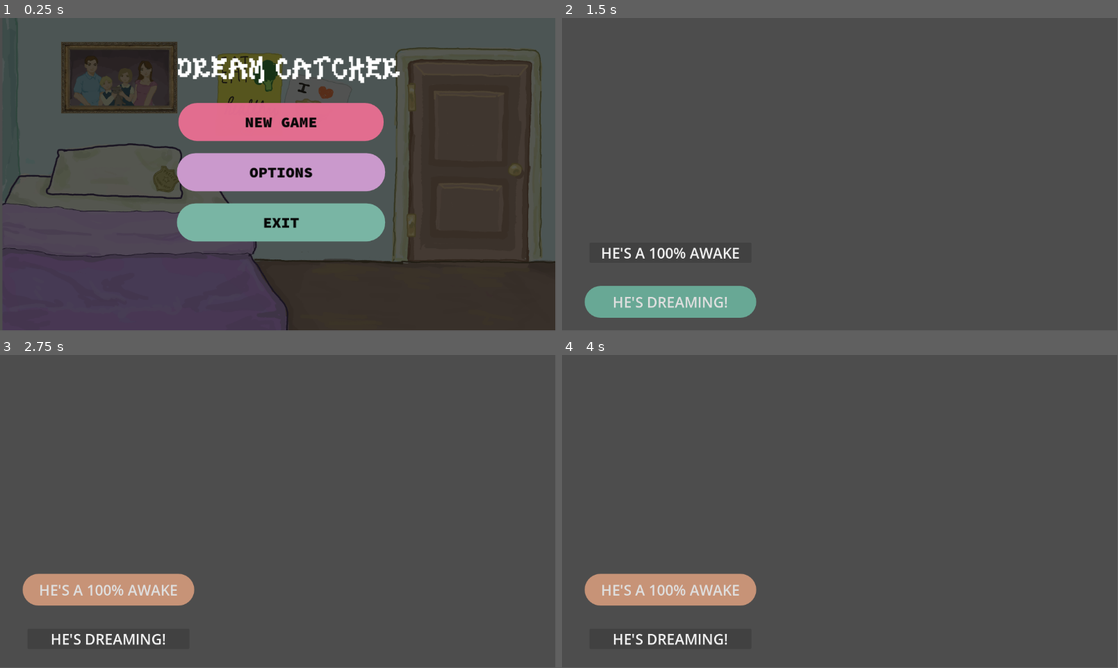
Above: before the commit, frames 1-4 (two rows, left to right).
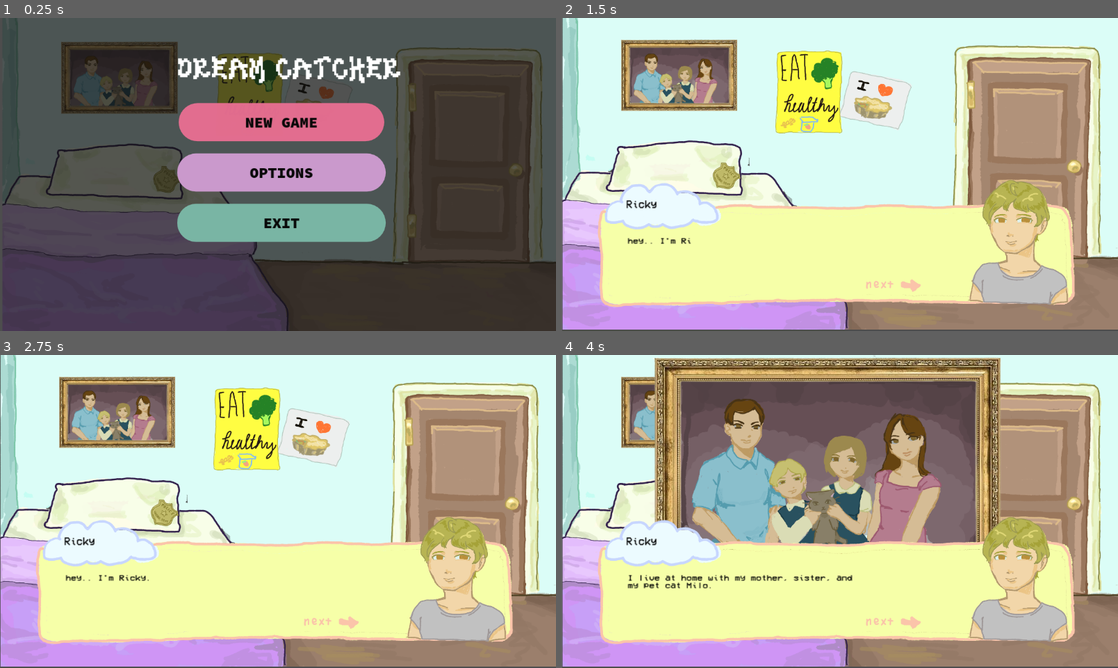
Above: after the commit, the same moments.

Repository: zoebiscuit/dreamCatcher
Game: Godot game, scene res://Main_menu.tscn
Same seed, same stepped clock (60 frames per second), same inputs: the game is played once before the commit and once after it.
Inputs:
- Up to frame 1 (0.25 s): no input
- Up to frame 2 (1.5 s): click "NEW GAME" at 0.5 s; click "HE'S A 100% AWAKE" at 1.25 s
- Up to frame 3 (2.75 s): click "HE'S DREAMING!" at 2 s
- Up to frame 4 (4 s): click "HE'S A 100% AWAKE" at 2.75 s; click "HE'S DREAMING!" at 3.5 s
In our replay, the window is 799x449 before the commit and 800x450 after it. These sizes can differ from the game's own. Grey fills any space a smaller window leaves; there, only what the larger window draws over its background counts as a difference.

The runs differ from the first frame. In frame 1, 2.2% of the frame differs, in the area x 0-100%, y 0-100%; in frame 2, 99%; in frame 3, 99%; in frame 4, 94%.

Commit message:
Added Bunny Scene

Diff:
--- a/dream-catcher-main/1st level.tscn
+++ b/dream-catcher-main/1st level.tscn
@@ -2,6 +2,7 @@
 
 [ext_resource type="Script" uid="uid://co2rjo58hhcsj" path="res://1_st_level.gd" id="1_i8n5i"]
 [ext_resource type="AudioStream" uid="uid://31w068ko5fmx" path="res://851418__gregorquendel__atmospheric-space-bells-soundscape.mp3" id="2_nfjfu"]
+[ext_resource type="PackedScene" uid="uid://d0j40aap4ruua" path="res://text_box.tscn" id="3_hc3b0"]
 
 [sub_resource type="StyleBoxFlat" id="StyleBoxFlat_bhgy2"]
 bg_color = Color(0.78, 0.5772, 0.468, 1)
@@ -56,3 +57,6 @@
 theme_override_styles/normal = SubResource("StyleBoxFlat_i8n5i")
 text = "HE'S DREAMING!"
 script = SubResource("GDScript_i8n5i")
+
+[node name="TextBox" parent="." unique_id=673858522 instance=ExtResource("3_hc3b0")]
+position = Vector2(1, -4)
--- a/dream-catcher-main/project.godot
+++ b/dream-catcher-main/project.godot
@@ -23,6 +23,18 @@
 
 Global="*uid://cvyv2mpuxwixq"
 
+[display]
+
+window/stretch/mode="viewport"
+
+[input]
+
+click={
+"deadzone": 0.2,
+"events": [Object(InputEventMouseButton,"resource_local_to_scene":false,"resource_name":"","device":-1,"window_id":0,"alt_pressed":false,"shift_pressed":false,"ctrl_pressed":false,"meta_pressed":false,"button_mask":0,"position":Vector2(0, 0),"global_position":Vector2(0, 0),"factor":1.0,"button_index":1,"canceled":false,"pressed":false,"double_click":false,"script":null)
+]
+}
+
 [physics]
 
 3d/physics_engine="Jolt Physics"
--- /dev/null
+++ b/dream-catcher-main/text_box.gd
@@ -0,0 +1,69 @@
+extends Node2D
+@onready var animation = $A
+
+var display_name := "String"
+signal advance
+
+# Called when the node enters the scene tree for the first time.
+func _ready() -> void:
+	#self.show()
+	$family_photo.hide()
+	$background.show()
+	await talk("Ricky", "hey.. I'm Ricky.")
+	$family_photo.show()
+	await talk("Ricky", "I live at home with my mother, sister, and my pet cat Milo.")
+	await talk("Ricky", "Spring in Chicago has been cool.")
+	$family_photo.hide()
+	$ricky.texture = load("res://ricky_ok_n.png")
+	await talk("Ricky", "However, I wouldn't know as I have been stuck in my bed...")
+	await talk("Ricky", "unable to move past the door and see the world living outside the walls.")
+	$ricky.texture = load("res://ricky_smile.png")
+	await talk("Ricky", "My life had been going great before though. I had been working at SuperMart for a year.")
+	await talk("Ricky", "Every night I came home from my shift, my mom would come back from working at the restuarant.")
+	await talk("Ricky", "Her hands would always be holding a freshly baked chicken pot pie. Literally, my favorite.")
+	await talk("Ricky", "Though, that was all before I had these...")
+	$ricky.texture = load("res://ricky_ok_n.png")
+	await talk("Ricky", "dreams")
+	await talk("Ricky", "They make me wonder, what parts of my life are real")
+	await talk("Ricky", "and what parts were just all in my dreams.")
+	$background.show()
+	await wait(5.0)
+	$ricky.texture= load("res://bunny_stare.png")
+	$bunny_noise.play()
+	await talk("Bunny", "*bunny noises*")
+	$ricky.texture= load("res://ricky_smile.png")
+	await talk("Ricky", "Ah Milo, my pet bunny!")
+	$ricky.texture= load("res://ricky_ok_n.png")
+	await talk("Ricky", "wait")
+	$ricky.texture= load("res://ricky_wow.png")
+	await talk("Ricky", "When did I get a pet bunny? Is this a dream?")
+
+
+
+	#fade to black
+	#wait(2)
+	#await talk("???", "It was all in your dreams."
+
+# Called every frame. 'delta' is the elapsed time since the previous frame.
+func _process(delta: float) -> void:
+
+	$Name.text = display_name
+
+	if Input.is_action_just_pressed("click"):
+		emit_signal("advance")
+
+func talk(name: String, message: String):
+	self.show()
+	animation.play("typing")
+	display_name = name
+	$Message.text = message
+
+	await wait(2.0)
+	await advance
+
+	self.hide()
+	display_name = ""
+	#print("debug")
+
+func wait(seconds: float) -> void:
+	await get_tree().create_timer(seconds).timeout
--- /dev/null
+++ b/dream-catcher-main/text_box.tscn
@@ -0,0 +1,110 @@
+[gd_scene format=3 uid="uid://d0j40aap4ruua"]
+
+[ext_resource type="Script" uid="uid://jekshew57xks" path="res://text_box.gd" id="1_d0rgj"]
+[ext_resource type="Texture2D" uid="uid://4xdxpayldnud" path="res://dream_txtbox_template.png" id="2_5tto5"]
+[ext_resource type="Texture2D" uid="uid://clvs4c735dklb" path="res://bed_bg_elements.png" id="2_74mx6"]
+[ext_resource type="Texture2D" uid="uid://jjty8natwau8" path="res://family_photo_dream.png" id="3_f0u0k"]
+[ext_resource type="FontFile" uid="uid://bd2wlqscdnh7y" path="res://VCR_OSD_MONO_1.001.ttf" id="3_polir"]
+[ext_resource type="Texture2D" uid="uid://buok2mhttxrhl" path="res://ricky_smile.png" id="4_polir"]
+[ext_resource type="AudioStream" uid="uid://bx7imij2ve5ma" path="res://322744__pfranzen__loud-bunny-rabbit-snoring.mp3" id="7_f0u0k"]
+
+[sub_resource type="Animation" id="Animation_d0rgj"]
+length = 0.001
+tracks/0/type = "value"
+tracks/0/imported = false
+tracks/0/enabled = true
+tracks/0/path = NodePath("Message:visible_ratio")
+tracks/0/interp = 1
+tracks/0/loop_wrap = true
+tracks/0/keys = {
+"times": PackedFloat32Array(0),
+"transitions": PackedFloat32Array(1),
+"update": 0,
+"values": [0.0]
+}
+
+[sub_resource type="Animation" id="Animation_5tto5"]
+resource_name = "typing"
+length = 1.3
+tracks/0/type = "value"
+tracks/0/imported = false
+tracks/0/enabled = true
+tracks/0/path = NodePath("Message:visible_ratio")
+tracks/0/interp = 1
+tracks/0/loop_wrap = true
+tracks/0/keys = {
+"times": PackedFloat32Array(0, 1.1666666),
+"transitions": PackedFloat32Array(1, 1),
+"update": 0,
+"values": [0.0, 1.0]
+}
+
+[sub_resource type="AnimationLibrary" id="AnimationLibrary_polir"]
+_data = {
+&"RESET": SubResource("Animation_d0rgj"),
+&"typing": SubResource("Animation_5tto5")
+}
+
+[node name="TextBox" type="Node2D" unique_id=673858522]
+script = ExtResource("1_d0rgj")
+
+[node name="background" type="TextureRect" parent="." unique_id=1246840857]
+offset_right = 1109.3334
+offset_bottom = 649.0
+texture = ExtResource("2_74mx6")
+expand_mode = 3
+
+[node name="family_photo" type="TextureRect" parent="." unique_id=93339532]
+offset_left = 28.0
+offset_top = -48.0
+offset_right = 1274.0
+offset_bottom = 549.0
+texture = ExtResource("3_f0u0k")
+expand_mode = 1
+stretch_mode = 4
+
+[node name="image" type="TextureRect" parent="." unique_id=2005931230]
+offset_left = 54.0
+offset_top = 28.0
+offset_right = 1974.0
+offset_bottom = 1108.0
+scale = Vector2(0.5406562, 0.5406562)
+texture = ExtResource("2_5tto5")
+
+[node name="Message" type="RichTextLabel" parent="." unique_id=1388169835]
+offset_left = 135.0
+offset_top = 457.00003
+offset_right = 455.88208
+offset_bottom = 518.89325
+scale = Vector2(1.5769035, 1.4211029)
+theme_override_colors/default_color = Color(0, 0, 0, 1)
+theme_override_fonts/normal_font = ExtResource("3_polir")
+theme_override_font_sizes/normal_font_size = 12
+theme_override_font_sizes/bold_font_size = 8
+text = "hdcfjgvhbytcfjv"
+visible_characters = 0
+visible_ratio = 0.0
+
+[node name="Name" type="RichTextLabel" parent="." unique_id=636730808]
+offset_left = 132.00002
+offset_top = 379.0
+offset_right = 212.91109
+offset_bottom = 412.0
+scale = Vector2(1.3568455, 1.326671)
+theme_override_colors/default_color = Color(0, 0, 0, 1)
+theme_override_fonts/normal_font = ExtResource("3_polir")
+
+[node name="A" type="AnimationPlayer" parent="." unique_id=1280434204]
+libraries/ = SubResource("AnimationLibrary_polir")
+
+[node name="ricky" type="TextureRect" parent="." unique_id=743490548]
+offset_left = 286.0
+offset_top = 167.0
+offset_right = 1226.0
+offset_bottom = 611.0
+texture = ExtResource("4_polir")
+expand_mode = 1
+stretch_mode = 4
+
+[node name="bunny_noise" type="AudioStreamPlayer" parent="." unique_id=635655926]
+stream = ExtResource("7_f0u0k")
Not shown, added: dream-catcher-main/322744__pfranzen__loud-bunny-rabbit-snoring.mp3.import
Binary file added: dream-catcher-main/VCR_OSD_MONO_1.001.ttf
Not shown, added: dream-catcher-main/VCR_OSD_MONO_1.001.ttf.import
Binary file added: dream-catcher-main/bed_bg_elements.png
Not shown, added: dream-catcher-main/bed_bg_elements.png.import
Binary file added: dream-catcher-main/bunny_stare.png
Not shown, added: dream-catcher-main/bunny_stare.png.import
Binary file added: dream-catcher-main/dream_txtbox_template.png
Not shown, added: dream-catcher-main/dream_txtbox_template.png.import
Binary file added: dream-catcher-main/family_photo_dream.png
Not shown, added: dream-catcher-main/family_photo_dream.png.import
Binary file added: dream-catcher-main/ricky_ok_n.png
(and 7 more such lines)
